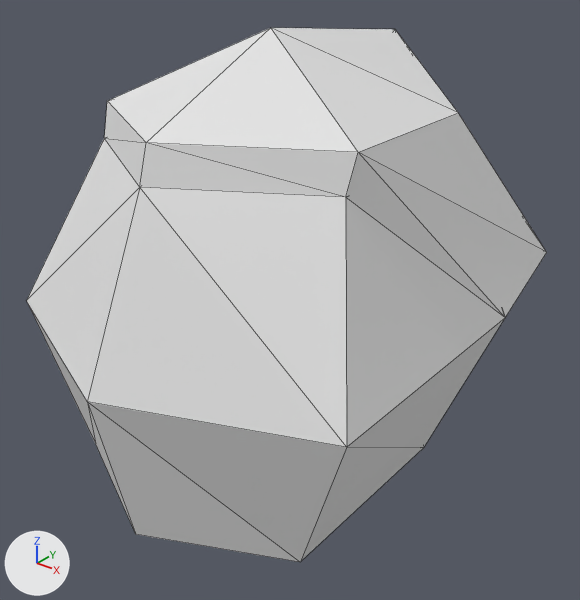
The Blender file asg2/mar.blend as it was, and as the next commit left it.
Both versions are drawn from a 50 mm lens placed at (2.06, -2.45, 2.41), pointed at (0.03, 0.08, 0.84). Every picture has the same lights, and +X, +Y and +Z are marked at lower left. Mesh edges are drawn as thin lines.
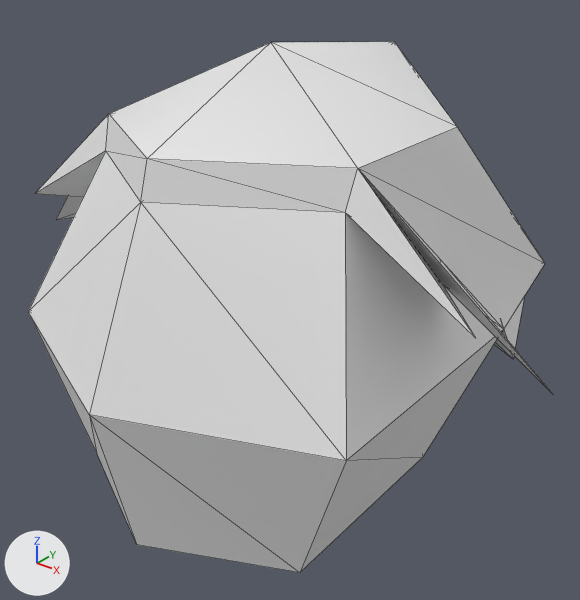
What differs and where, as boxes [x1, y1, x2, y2] in the pictures (580 x 600 px):
'Sphere', moved: before [27, 138, 505, 562]; after [28, 151, 504, 573]
'Plane', moved: before [104, 28, 547, 317]; after [106, 42, 545, 329]
'hairMesh', added: after [35, 114, 552, 393]

Edits to the bpy script that builds the scene:
```text
Add me_plane_001:
    me_plane_001.from_pydata(...)  # 24 vertices, 32 faces; spans x -1.33..1.33, y -0.38..1.16, z 0.63..1.7
    me_plane_001.polygons.foreach_set('use_smooth', [True] * 32)
Change ob_sphere:
    ob_sphere.location: (0.0, 0.0, 0.0) -> (0.0, 0.0, -0.054)
Change ob_plane:
    ob_plane.location: (0.0, 0.0, 0.0) -> (0.0, 0.0, -0.054)
Add ob_hairmesh:
    ob_hairmesh = bpy.data.objects.new('hairMesh', me_plane_001)
    ob_hairmesh.location = (0.0, 0.0, -0.054)
```
